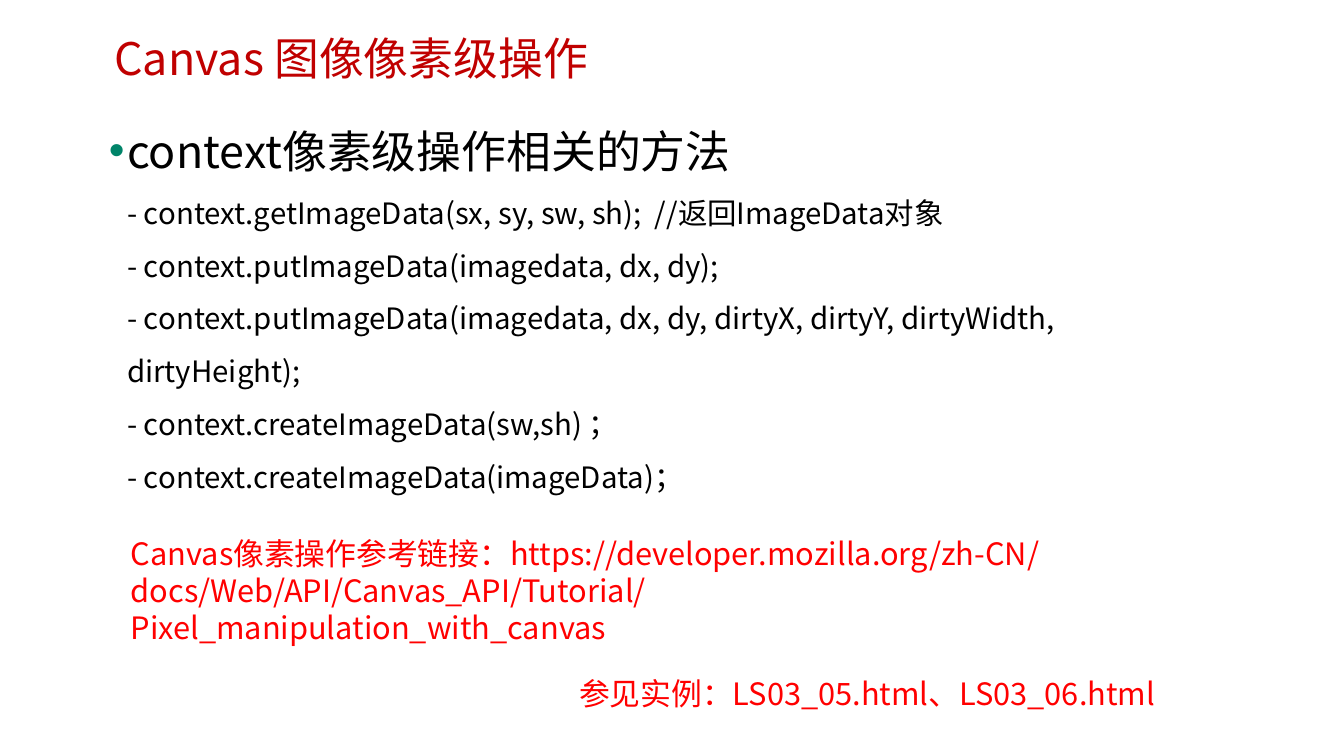
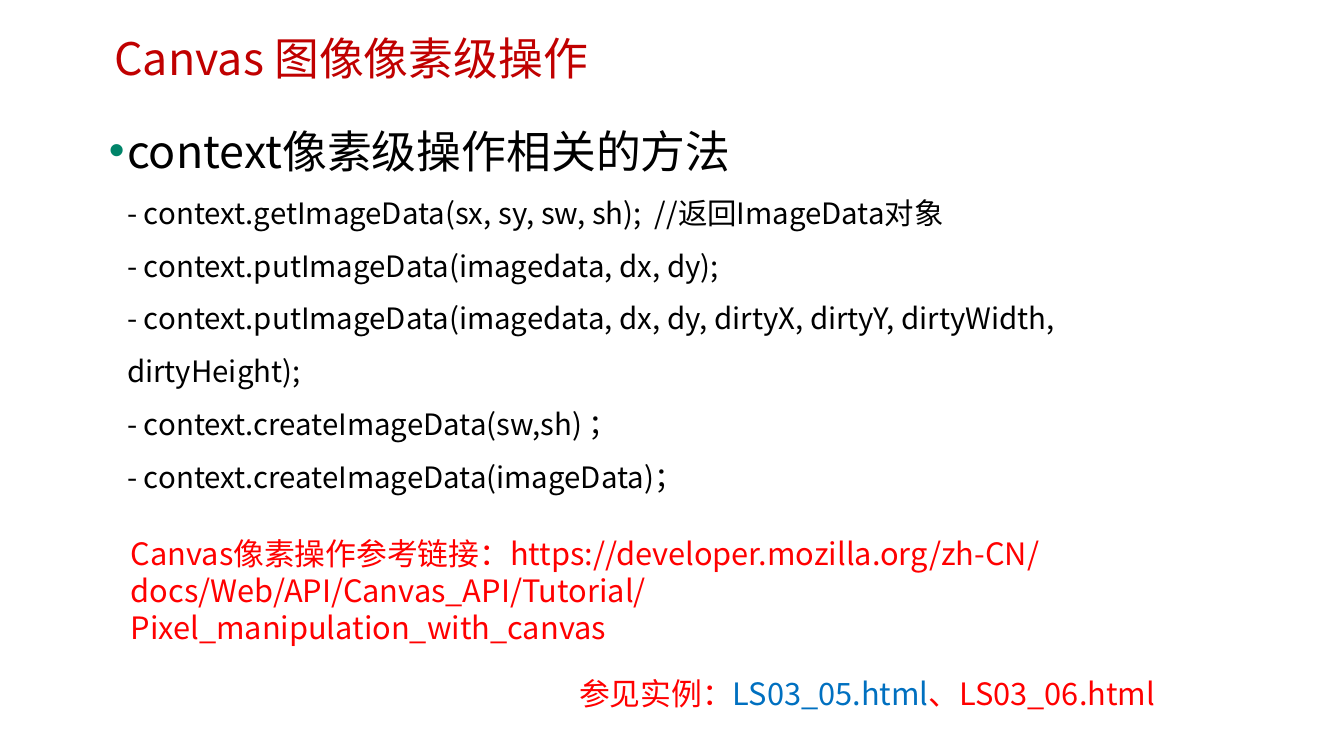
Before and after one commit to edu2act/course-H5-Animation-and-Game-Development, a slide deck: slide 10 of materials/slides/ch03.pptx. Drawn at 1344x756 pixels with LibreOffice and Linux fonts; fonts in the diff are those of the drawing; background and template pictures are left out. Boxes give left, top, right and bottom in pixels: in the first picture for what was removed or moved away, otherwise in the second. Text is boxed around its words. In the diff, an @@ line names an element or a change of style, - is before the commit and + after.

```diff
--- a/materials/slides/ch03.pptx
+++ b/materials/slides/ch03.pptx
@@ text "参见实例：LS03_05.html、LS03_06.html" at [579,679,1155,710]: text colour #FF0000 to #0070C0 in "参见实例：LS03_05.html、LS03_06.html" @@
```
Also in this commit, not shown: 10 other files.
